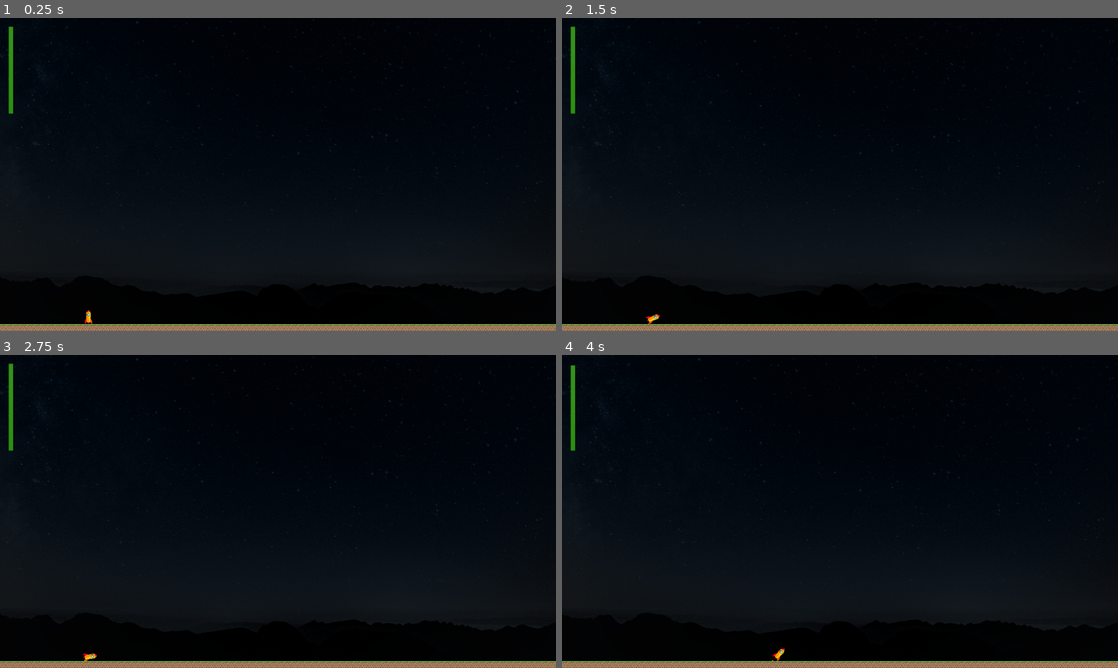
Above: before the commit, frames 1-4 (two rows, left to right).
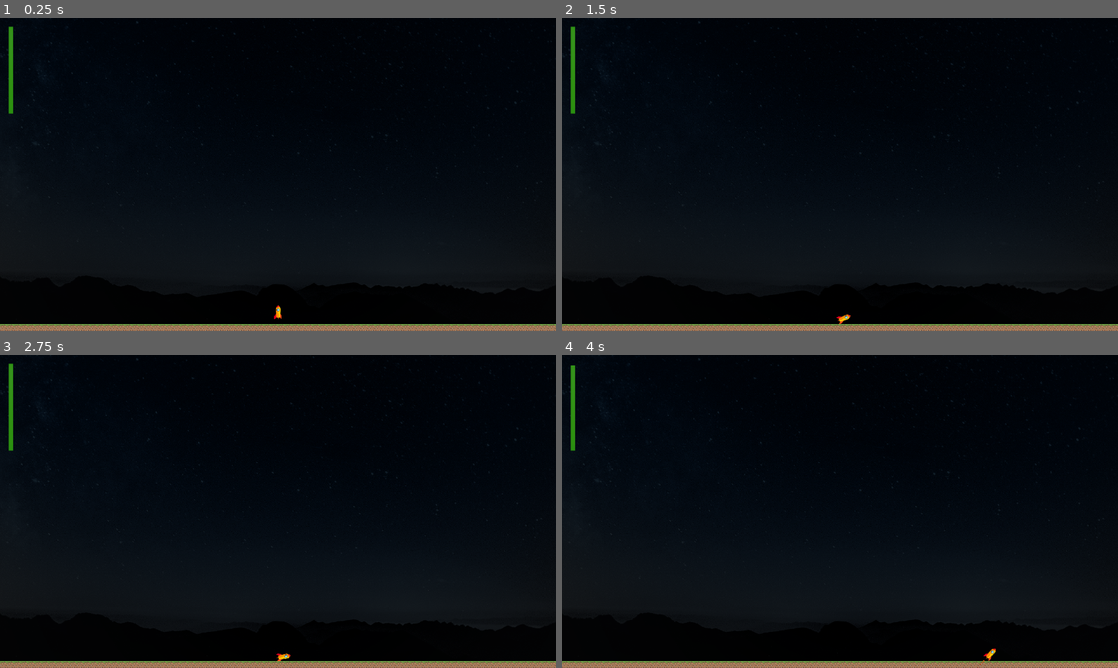
Above: after the commit, the same moments.

Repository: fatnic/shipshoot
Game: Godot game, scene res://scenes/Main.tscn
Same seed, same stepped clock (60 frames per second), same inputs: the game is played once before the commit and once after it.
Inputs:
- Up to frame 1 (0.25 s): no input
- Up to frame 2 (1.5 s): tap Enter at 0.5 s; hold Right (ui_right) 0.53-1.28 s; hold Space (fire) 0.53-1.28 s; hold Left (ui_left) from 1.28 s (still down); tap Space (fire) at 1.35 s
- Up to frame 3 (2.75 s): tap Space (fire) at 2, 2.3 s; release Left (ui_left) at 2.03 s; hold Right (ui_right) from 2.03 s (still down); hold F from 2.03 s (still down)
- Up to frame 4 (4 s): tap Enter at 2.75 s; release Right (ui_right) at 2.78 s; release F at 2.78 s; hold Up (ui_up) 2.78-3.53 s; tap Space (fire) at 2.85, 3.5 s; hold Left (ui_left) from 3.53 s (still down); hold Space (fire) from 3.53 s (still down)

The runs differ from the first frame. In frame 1, less than 0.1% of the frame differs, in the area x 15-51%, y 91-98%; in frame 2, less than 0.1%; in frame 3, less than 0.1%; in frame 4, less than 0.1%, in the area x 37-79%, y 93-100%.

Commit message:
linked custom signals

Diff:
--- a/scenes/Main.gd
+++ b/scenes/Main.gd
@@ -1,9 +1,19 @@
 extends Node2D
 
+onready var ship = preload("res://scenes/entities/Ship.tscn")
+
 func _ready():
-	pass
+	spawn_ship(Vector2(get_viewport().size.x / 2, get_viewport().size.y - 50))
 
-func _on_Ship_shoot(bullet, _position, _direction):
+func spawn_bullet(bullet, _position, _direction):
 	var b = bullet.instance()
 	add_child(b)
 	b.start(_position, _direction)
+
+func spawn_ship(_position):
+	var s = ship.instance()
+	s.connect("dead", self, "spawn_ship")
+	s.connect("fuel_changed", $HUD, "update_fuelbar")
+	s.connect("spawn_bullet", self, "spawn_bullet")
+	s.new_position = _position
+	add_child(s)
--- a/scenes/Main.tscn
+++ b/scenes/Main.tscn
@@ -1,10 +1,9 @@
-[gd_scene load_steps=7 format=2]
+[gd_scene load_steps=6 format=2]
 
 [ext_resource path="res://scenes/Main.gd" type="Script" id=1]
 [ext_resource path="res://assets/images/background.png" type="Texture" id=2]
-[ext_resource path="res://scenes/entities/Ship.tscn" type="PackedScene" id=3]
-[ext_resource path="res://assets/images/grass-16.png" type="Texture" id=4]
-[ext_resource path="res://scenes/HUD.tscn" type="PackedScene" id=5]
+[ext_resource path="res://assets/images/grass-16.png" type="Texture" id=3]
+[ext_resource path="res://scenes/HUD.tscn" type="PackedScene" id=4]
 
 [sub_resource type="RectangleShape2D" id=1]
 
@@ -36,16 +35,7 @@
 stretch_mode = 0
 _sections_unfolded = [ "Visibility" ]
 
-[node name="Ship" parent="." index="1" instance=ExtResource( 3 )]
-
-position = Vector2( 203.005, 687.581 )
-bounce = 0.3
-gravity_scale = 1.0
-thrust = 35
-max_speed = 450
-fuel_per_second = 2
-
-[node name="Ground" type="StaticBody2D" parent="." index="2"]
+[node name="Ground" type="StaticBody2D" parent="." index="1"]
 
 editor/display_folded = true
 position = Vector2( 640.092, 712.159 )
@@ -69,7 +59,7 @@
 
 shape = SubResource( 1 )
 
-[node name="CeilingArea" type="StaticBody2D" parent="." index="3"]
+[node name="CeilingArea" type="StaticBody2D" parent="." index="2"]
 
 editor/display_folded = true
 input_pickable = false
@@ -85,8 +75,4 @@
 position = Vector2( 640.092, -7.841 )
 shape = SubResource( 1 )
 
-[node name="HUD" parent="." index="4" instance=ExtResource( 5 )]
-
-[connection signal="fuel_changed" from="Ship" to="HUD" method="update_fuelbar"]
-
-[connection signal="shoot" from="Ship" to="." method="_on_Ship_shoot"]
+[node name="HUD" parent="." index="3" instance=ExtResource( 4 )]
--- a/scenes/entities/Ship.gd
+++ b/scenes/entities/Ship.gd
@@ -1,7 +1,8 @@
 extends RigidBody2D
 
-signal shoot
+signal spawn_bullet
 signal fuel_changed
+signal dead
 
 export (int) var thrust = 5
 export (int) var max_speed = 80
@@ -16,6 +17,7 @@
 export (PackedScene) var Bullet
 
 var canshoot = true
+var new_position = null
 
 func _ready():
 	fuel = max_fuel
@@ -82,7 +84,7 @@
 		canshoot = false
 		$GunTimer.start()
 		var dir = Vector2(0, -1).rotated($Turret.global_rotation)
-		emit_signal('shoot', Bullet, $Turret.global_position, dir)
+		emit_signal('spawn_bullet', Bullet, $Turret.global_position, dir)
 
 
 func land():
@@ -103,6 +105,10 @@
 	if xform.origin.x < 0:
 		xform.origin.x = get_viewport().size.x
 
+	if new_position:
+		xform.origin = new_position
+		new_position = null
+
 	state.set_transform(xform)
 
 
@@ -119,5 +125,5 @@
 
 
 func _on_AnimationPlayer_animation_finished(anim_name):
-	$Explosion.visible = false
-	$Sprite.visible = true
+	emit_signal("dead", Vector2(position.x, get_viewport().size.y - 50))
+	queue_free()
--- a/scenes/entities/Ship.tscn
+++ b/scenes/entities/Ship.tscn
@@ -95,10 +95,10 @@
 collision_layer = 1
 collision_mask = 1
 mode = 0
-mass = 4.0
+mass = 2.0
 friction = 0.1
 bounce = 0.5
-gravity_scale = -1.0
+gravity_scale = 1.0
 custom_integrator = false
 continuous_cd = 0
 contacts_reported = 10
@@ -112,12 +112,12 @@
 script = ExtResource( 1 )
 _sections_unfolded = [ "Collision" ]
 thrust = 20
-max_speed = 80
+max_speed = 400
 rotation_speed = 2
 ground_hit_velocity = 60
 max_fuel = 100
 fuel = 100
-fuel_per_second = 1
+fuel_per_second = 2
 Bullet = ExtResource( 2 )
 
 [node name="Sprite" type="Sprite" parent="." index="0"]
@@ -210,6 +210,8 @@
 
 [connection signal="body_entered" from="." to="." method="_on_Ship_body_entered"]
 
+[connection signal="fuel_changed" from="." to="." method="_on_Ship_fuel_changed"]
+
 [connection signal="timeout" from="GunTimer" to="." method="_on_GunTimer_timeout"]
 
 [connection signal="animation_finished" from="Explosion/AnimationPlayer" to="." method="_on_AnimationPlayer_animation_finished"]
Not shown, changed: assets/sounds/fart.ogg.import
Not shown: 1 places in scenes/Main.tscn that only renumber resources
Not shown: 2 places in scenes/entities/Ship.tscn that only renumber resources
